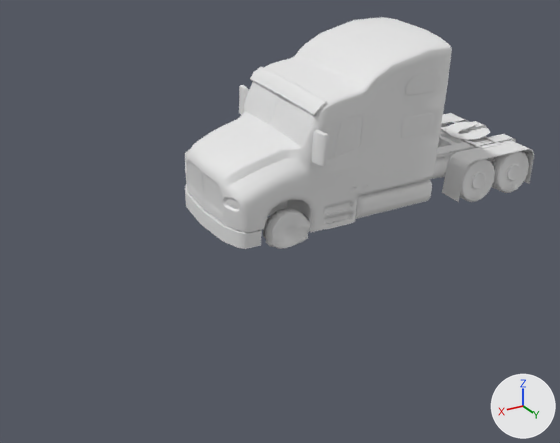
Two versions of the Blender file CrashSemi.blend, one commit apart.
The view is the same before and after, from a camera (50 mm lens) standing at (7.51, 10.06, 5.04) and looking at (1.78, 0.5, 0.27). Lighting does not change. The marker at lower right points along +X, +Y and +Z. The older version comes first. Materials are left out; every surface is plain grey.

In view in the first picture: 'CrashTire', 'Torus', 'Truck'.
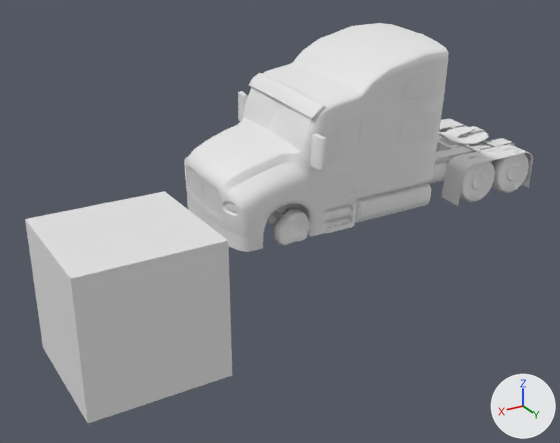
Diff of the bpy script that builds the scene:
```diff
--- a/CrashSemi.blend.py
+++ b/CrashSemi.blend.py
@@ me_cube_003 @@
 # used by ob_truck; location = (0.0, 0.0, 0.09); rotation_euler = (-0.0815, 0.0, 0.0), in degrees (-4.7, 0, 0)
-me_cube_003.from_pydata(...)  # 2962 vertices, 2796 faces; spans x -3.23..2.91, y -1.25..1.25, z 0.09..2.95
+me_cube_003.from_pydata(...)  # 3051 vertices, 2748 faces; spans x -3.23..2.91, y 0.09..2.95, z -1.25..1.25
+# me_cube_003 part 2: the loose piece of 24 vertices spanning x -3.23..-0.86, y 0.25..0.5, z 0.72..0.8 is turned -90 degrees about the x axis through the mesh origin
+# me_cube_003 part 3: the loose piece of 25 vertices spanning x 1.37..1.64, y -0.97..0.97, z 2.07..2.31 is turned -90 degrees about the x axis through the mesh origin
+# me_cube_003 part 4: the loose piece of 12 vertices spanning x -2.08..-1.98, y -0.44..0.44, z 0.76..0.77 is turned -90 degrees about the x axis through the mesh origin
+# me_cube_003 part 5: the loose piece of 68 vertices spanning x -2.81..-2.09, y -0.38..0.38, z 0.82..0.93 is turned -90 degrees about the x axis through the mesh origin
+# me_cube_003 part 6: the loose piece of 72 vertices spanning x -1.65..-0.92, y -0.6..-0.2, z 0.32..0.72 is multiplied about the mesh origin by the matrix ((1.0, 0.0, 0.0), (0.0, 0.0, 1.0), (0.0, 1.0, 0.0))
+# me_cube_003 part 7: the loose piece of 12 vertices spanning x -2.53..-2.33, y -0.44..0.44, z 0.8..0.81 is turned -90 degrees about the x axis through the mesh origin
+# me_cube_003 part 8: the loose piece of 44 vertices spanning x -3.2..-1.47, y 0.6..1.01, z 0.09..0.82 is turned -90 degrees about the x axis through the mesh origin
+# me_cube_003 part 9: the loose piece of 20 vertices spanning x 1.51..1.64, y 1.04..1.25, z 1.39..1.89 is turned -90 degrees about the x axis through the mesh origin
+# me_cube_003 part 10: the loose piece of 26 vertices spanning x -2.69..-2.19, y -0.67..0.67, z 0.8..0.84 is turned -90 degrees about the x axis through the mesh origin
+# me_cube_003 part 11: the loose piece of 24 vertices spanning x -3.23..-0.86, y -0.5..-0.25, z 0.72..0.8 is turned -90 degrees about the x axis through the mesh origin
+# me_cube_003 part 12: the loose piece of 44 vertices spanning x -3.2..-1.47, y -1.01..-0.6, z 0.09..0.82 is turned -90 degrees about the x axis through the mesh origin
+# me_cube_003 part 13: the loose piece of 20 vertices spanning x 1.51..1.64, y -1.25..-1.04, z 1.39..1.89 is turned -90 degrees about the x axis through the mesh origin
+# me_cube_003 part 14: the loose piece of 72 vertices spanning x 2.41..2.91, y -1.0..1.0, z 0.2..0.45 is deleted
+# me_cube_003 part 15: 2149 vertices removed from x -1.65..2.91, y -1.04..1.04, z 0.21..2.95; 2310 vertices added at x -1.65..2.91, y 0.21..2.95, z -1.04..1.04
+# other edits to the shape of me_cube_003 do not show in these pictures
@@ me_torus_002 @@
 # used by ob_crashtire; location = (1.84, 0.0, 0.27); rotation_euler = (0.0, 1.794, 0.0), in degrees (0, 103, 0)
-me_torus_002.from_pydata(...)  # 292 vertices, 306 faces; spans x -0.54..0.25, y -1.05..1.01, z -0.4..0.42
+me_torus_002.from_pydata(...)  # 292 vertices, 306 faces; spans x -0.54..0.25, y -1.05..1.03, z -0.4..0.39
+# me_torus_002 part 1: 146 of 292 vertices moved; they spanned x -0.37..0.24, y 0.76..1.01, z -0.36..0.42 and now span x -0.31..0.24, y 0.76..1.03, z -0.33..0.25; mean shift (0.0, 0.0, -0.11); largest move (0.01, 0.89, 0.42) -> (0.24, 0.91, -0.22)
@@ ob_truck @@
 ob_truck = bpy.data.objects.new('Truck', me_cube_003)
-ob_truck.location = (0.0, 0.0, 0.09)
-ob_truck.rotation_euler = (-0.0815, 0.0, 0.0)  # degrees (-4.7, 0, 0)
+ob_truck.location = (0.0, 0.0, 0.0)
+ob_truck.rotation_euler = (1.511, 0.0, 0.0)  # degrees (87, 0, 0)
@@ ob_cube @@
+ob_cube = bpy.data.objects.new('Cube', me_cube)  # a box spanning x -1.0..1.0, y -1.0..1.0, z -1.0..1.0
+ob_cube.location = (4.52, 1.16, 0.0)
```

Where the change shows, as pixel boxes [x1, y1, x2, y2] in the pictures (560 x 443 px; the box of a moved part takes in the faces that stretch with it):
'Truck', reshaped, moved, turned: before [185, 17, 534, 249]; after [184, 23, 533, 252]
'Cube', added: after [25, 191, 232, 423]
'CrashTire', reshaped: before [263, 208, 310, 249]; after [273, 207, 311, 245]
part 2 of me_cube_003, moved or reshaped: before [436, 134, 516, 159]; after [435, 138, 515, 163]
part 3 of me_cube_003, moved or reshaped: before [250, 67, 327, 116]; after [249, 73, 325, 120]
part 4 of me_cube_003, moved or reshaped: before [439, 135, 457, 144]; after [438, 140, 456, 149]
part 5 of me_cube_003, moved or reshaped: before [446, 121, 490, 140]; after [445, 126, 489, 145]
part 6 of me_cube_003, moved or reshaped (not visible before): after [428, 161, 449, 184]
part 7 of me_cube_003, moved or reshaped: before [460, 131, 486, 144]; after [444, 132, 485, 148]
part 8 of me_cube_003, moved or reshaped: before [442, 140, 534, 202]; after [441, 144, 533, 206]
part 9 of me_cube_003, moved or reshaped: before [311, 130, 329, 167]; after [310, 134, 327, 171]
part 10 of me_cube_003, moved or reshaped: before [441, 120, 501, 149]; after [439, 125, 500, 153]
part 11 of me_cube_003, moved or reshaped: before [440, 121, 487, 137]; after [438, 126, 485, 142]
part 12 of me_cube_003, moved or reshaped: before [441, 113, 470, 141]; after [439, 118, 469, 145]
part 13 of me_cube_003, moved or reshaped: before [239, 85, 249, 115]; after [238, 91, 247, 122]
part 14 of me_cube_003, deleted: before [185, 184, 262, 249]
part 15 of me_cube_003, moved or reshaped: before [185, 17, 452, 232]; after [184, 23, 449, 252]
